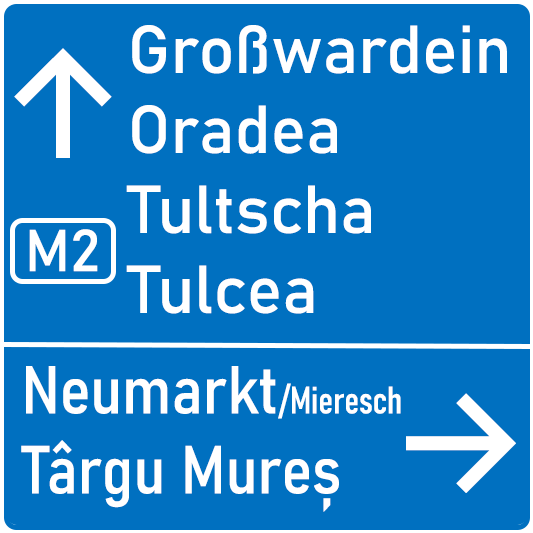
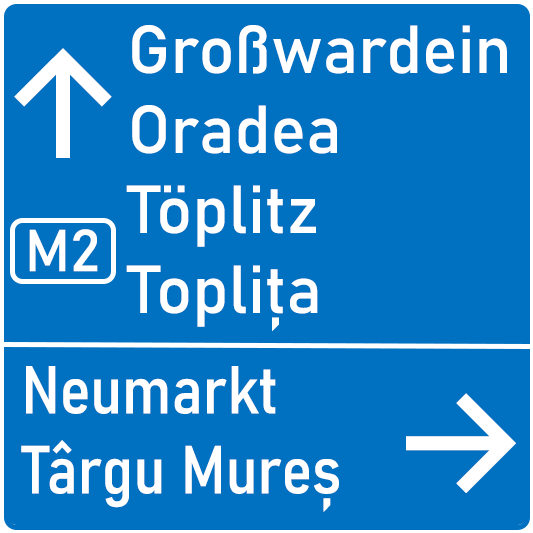
The second 533×533 image is a revision of the first. Changes to its layers:
renamed "Großwardein Oradea Tultscha Tulcea" to "Großwardein Oradea Töplitz Toplița", painted on it over (160, 185, 371, 331)
renamed "Neumarkt/Mieresch Târgu Mureș" to "Neumarkt Târgu Mureș", painted on it over (278, 383, 401, 419)
